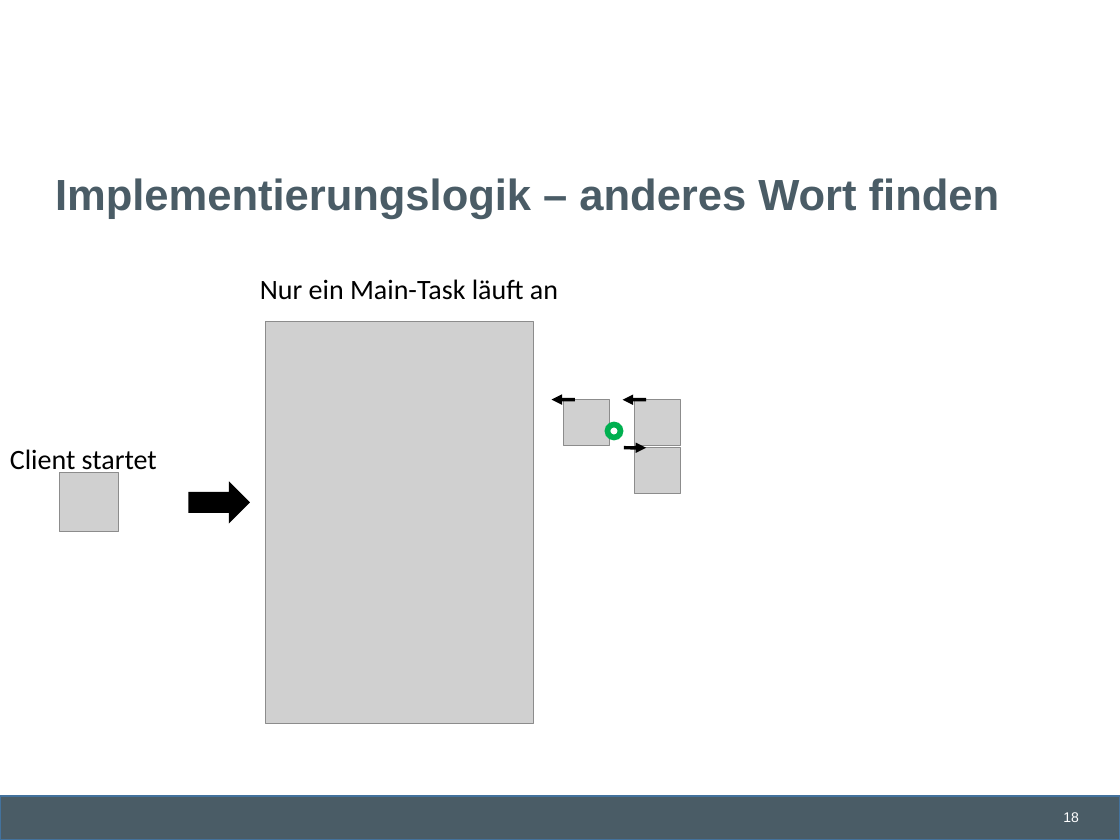
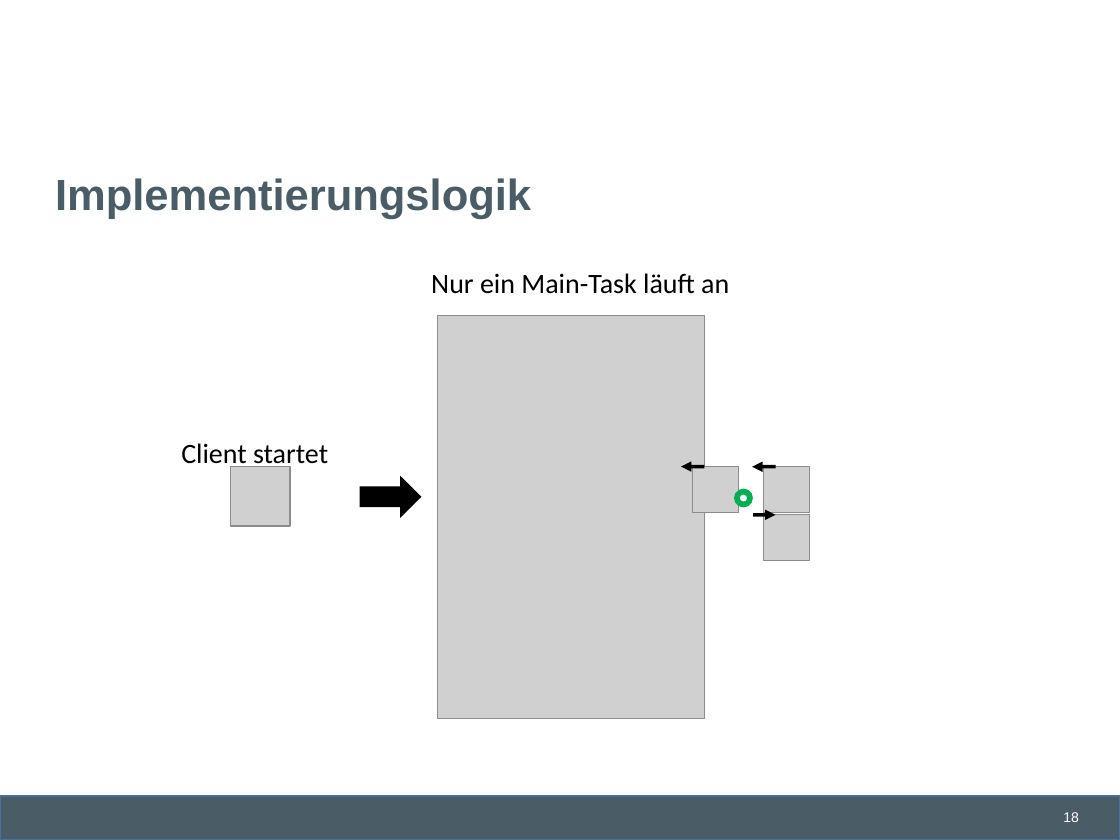
Before and after one commit to lschmischke/ADAChat, a slide deck: slide 18 of documentation/Ada Chat.pptx. Drawn at 1120x840 pixels with LibreOffice and Linux fonts; fonts in the diff are those of the drawing; grey boxes stand for pictures; background and template pictures are left out. Boxes give left, top, right and bottom in pixels: in the first picture for what was removed or moved away, otherwise in the second. Text is boxed around its words. In the diff, an @@ line names an element or a change of style, - is before the commit and + after.

```diff
--- a/documentation/Ada Chat.pptx
+++ b/documentation/Ada Chat.pptx
@@ title at (55, 178, 531, 219): text changed @@
-Implementierungslogik – anderes Wort finden
+Implementierungslogik
@@ 2 pictures, 2 texts, 1 right arrow: place and size @@
-2 pictures, 2 texts, 1 right arrow at (10, 279, 558, 725)
+2 pictures, 2 texts, 1 right arrow at (181, 273, 729, 719)
@@ arrow moved from (624, 448) - (646, 448) to (704, 467) - (681, 467) @@
@@ picture: place and size @@
-picture at (634, 448, 680, 494)
+picture at (693, 467, 739, 513)
@@ 1 picture, 1 donut, 1 arrow: place and size @@
-1 picture, 1 donut, 1 arrow at (605, 400, 680, 446)
+1 picture, 1 donut, 1 arrow at (735, 467, 810, 513)
@@ arrow moved from (575, 400) - (551, 400) to (754, 515) - (775, 515) @@
@@ picture: place and size @@
-picture at (563, 400, 609, 446)
+picture at (764, 514, 810, 560)
```
Also in this commit, not shown: 21 other slides changed, 4 slides added, 1 slide removed.
